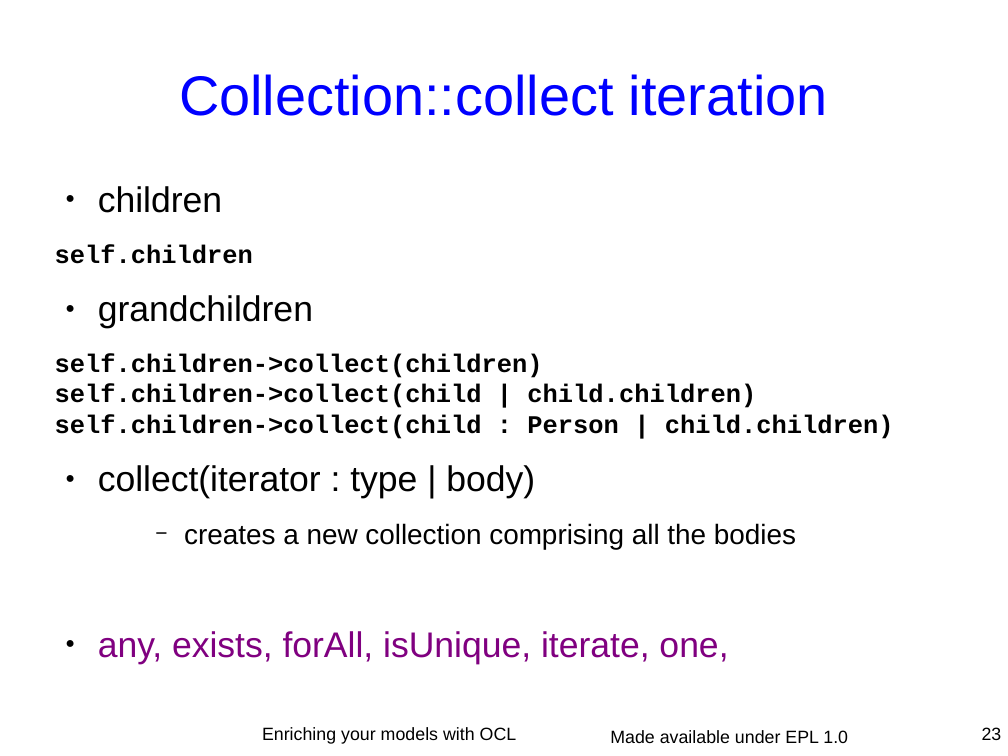
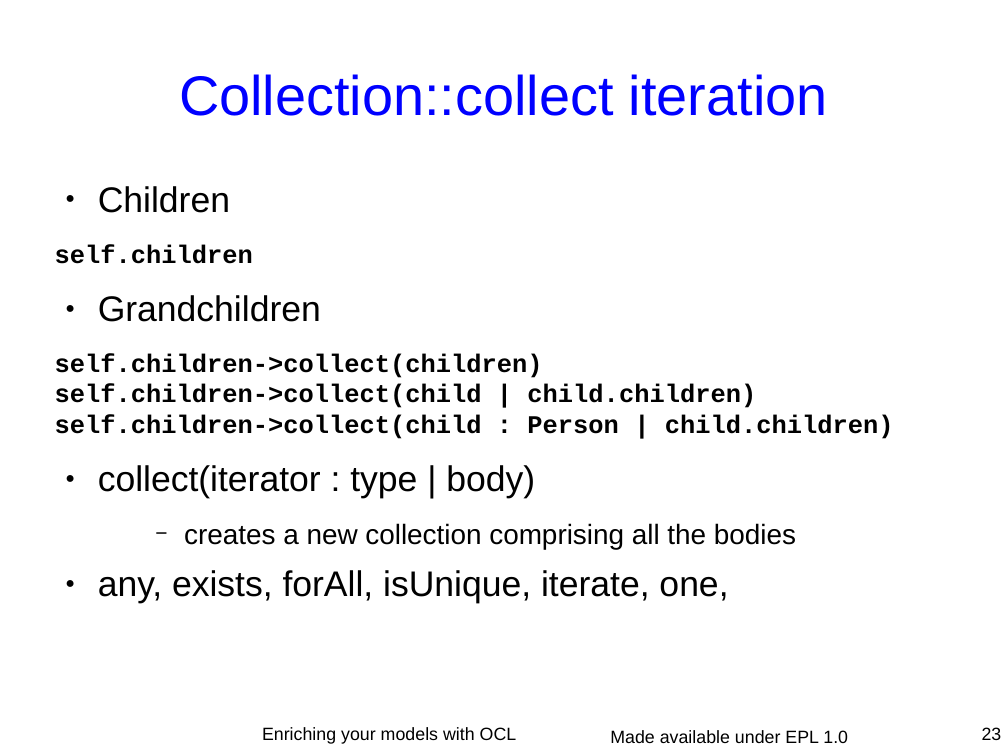
Before and after one commit to eclipse-ocl/ocl-website, a slide deck: slide 23 of ocl/docs/publications/ESE2010LongTalk/EnrichingWithOCL.odp. Drawn at 1008x756 pixels with LibreOffice and Linux fonts; fonts in the diff are those of the drawing. Boxes give left, top, right and bottom in pixels: in the first picture for what was removed or moved away, otherwise in the second. Text is boxed around its words. In the diff, an @@ line names an element or a change of style, - is before the commit and + after.

```diff
--- a/ocl/docs/publications/ESE2010LongTalk/EnrichingWithOCL.odp
+++ b/ocl/docs/publications/ESE2010LongTalk/EnrichingWithOCL.odp
@@ text at <box>98,186,230,213</box>: text changed @@
-● children
+● Children
@@ text at <box>98,295,321,322</box>: text changed @@
-● grandchildren
+● Grandchildren
@@ text at <box>98,570,728,604</box>: text colour #800080 to #000000 in "any, exists, forAll, isUnique, iterate, one," @@
```
Also in this commit, not shown: 7 other slides changed.
